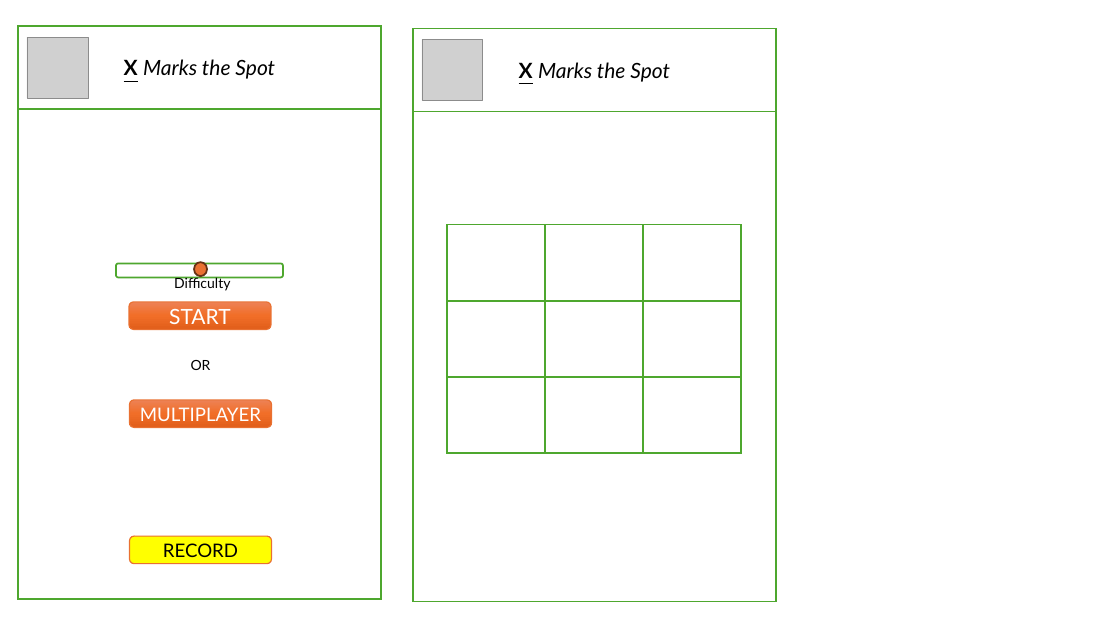
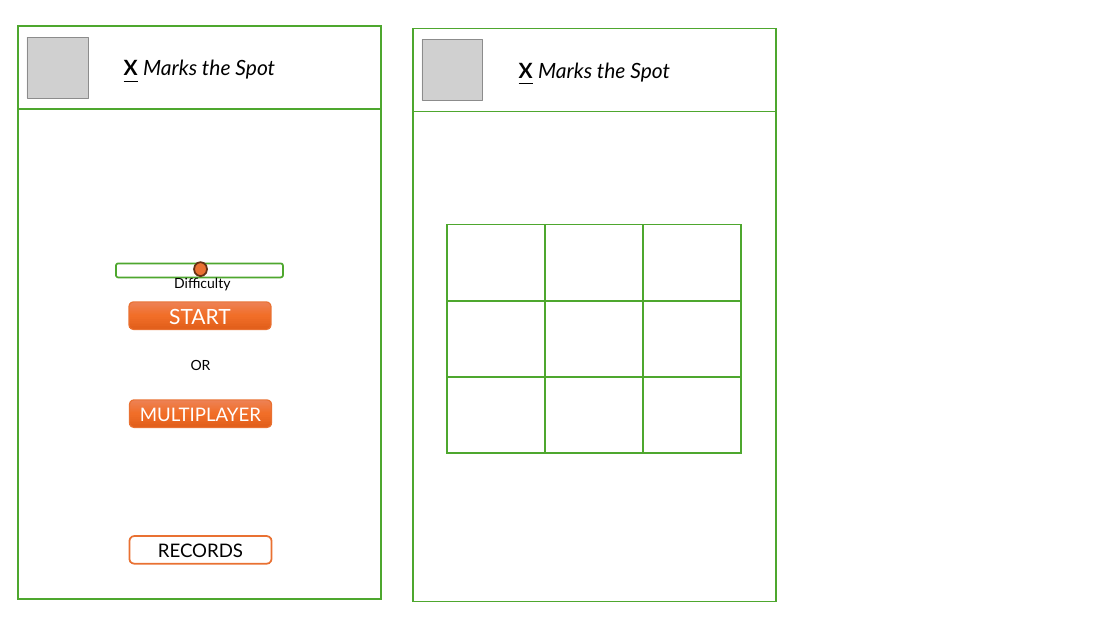
Before and after one commit to vaibhav191/TicTacToe, a slide deck: slide 1 of wireframe.pptx. Drawn at 1120x630 pixels with LibreOffice and Linux fonts; fonts in the diff are those of the drawing; grey boxes stand for pictures. Boxes give left, top, right and bottom in pixels: in the first picture for what was removed or moved away, otherwise in the second. Text is boxed around its words. In the diff, an @@ line names an element or a change of style, - is before the commit and + after.

```diff
--- a/wireframe.pptx
+++ b/wireframe.pptx
@@ rounded rectangle "RECORDS" at box(129, 536, 271, 564): fill #FFFF00 to #FFFFFF; outline #E97132 1 pt to #E97132 1.5 pt @@
@@ text in rounded rectangle at box(158, 543, 243, 557): text changed @@
-RECORD
+RECORDS
```
Also in this commit, not shown: 1 other file.
